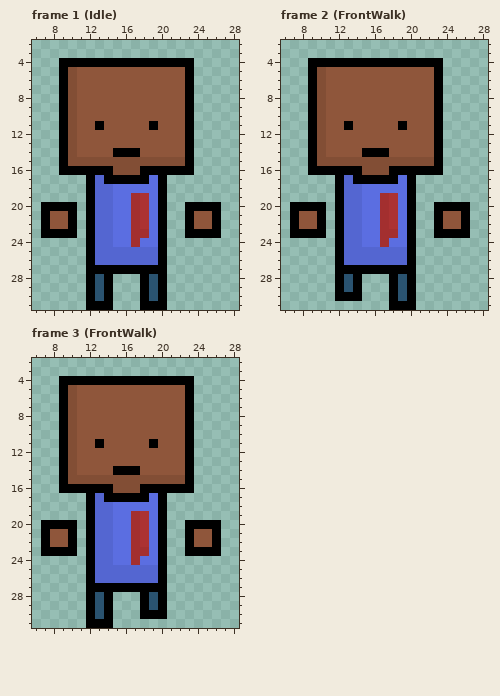
File history of a pixel-art file, Player/Sprite-0001.aseprite. Above, as it was before the edit.
32x32 pixels, 3 frames. Shown: frame 1 (Idle): x 6..28, y 2..31; frame 2 (FrontWalk): x 6..28, y 2..31; frame 3 (FrontWalk): x 6..28, y 2..31.
After:
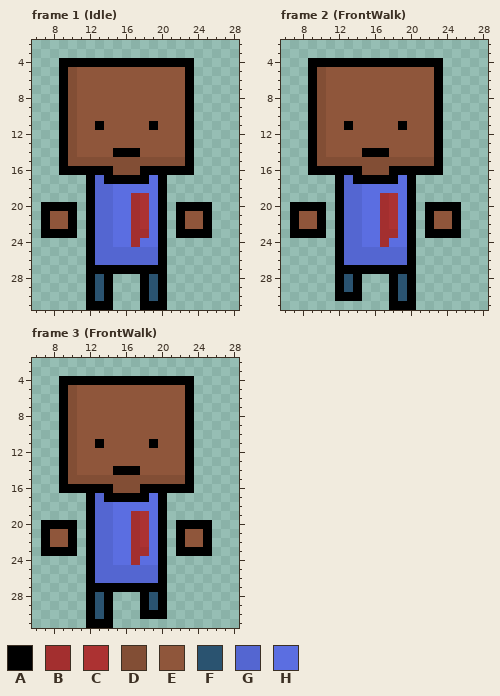
Palette (. is transparent): A #000000  B #a32f2f  C #ac3232  D #824e35  E #8f563b  F #2a5370  G #5466d1  H #5b6ee1
What changed:
Frame 1 (Idle), layer "Hands":
y 20: x 22 . -> A; x 26 A -> .
y 21..22: x 22..23 .A -> AE; x 25..26 EA -> A.
y 23: x 22 . -> A; x 26 A -> .
Frame 2 (FrontWalk), layer "Hands": the same change as frame 1 (Idle)
Frame 3 (FrontWalk), layer "Hands": the same change as frame 1 (Idle)
